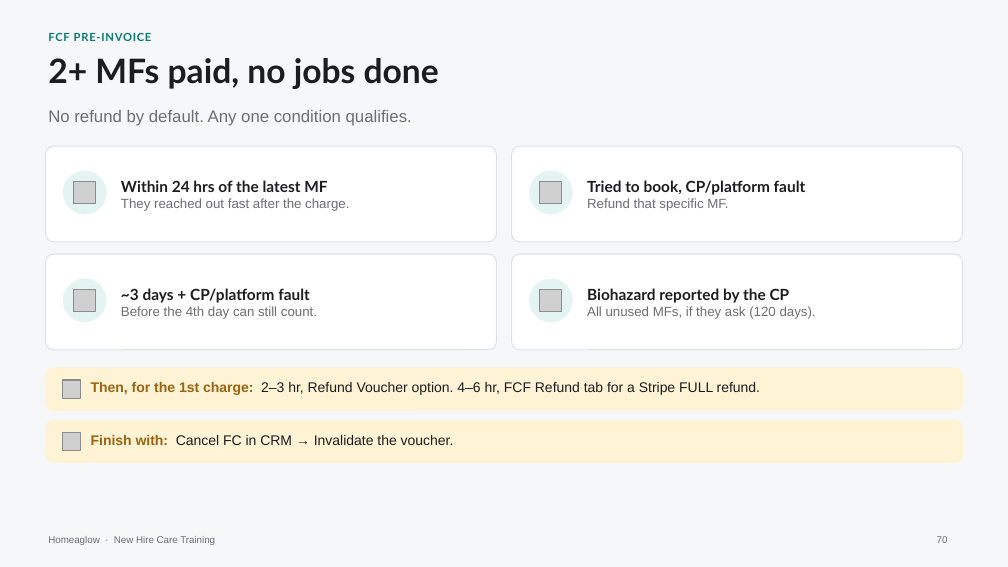
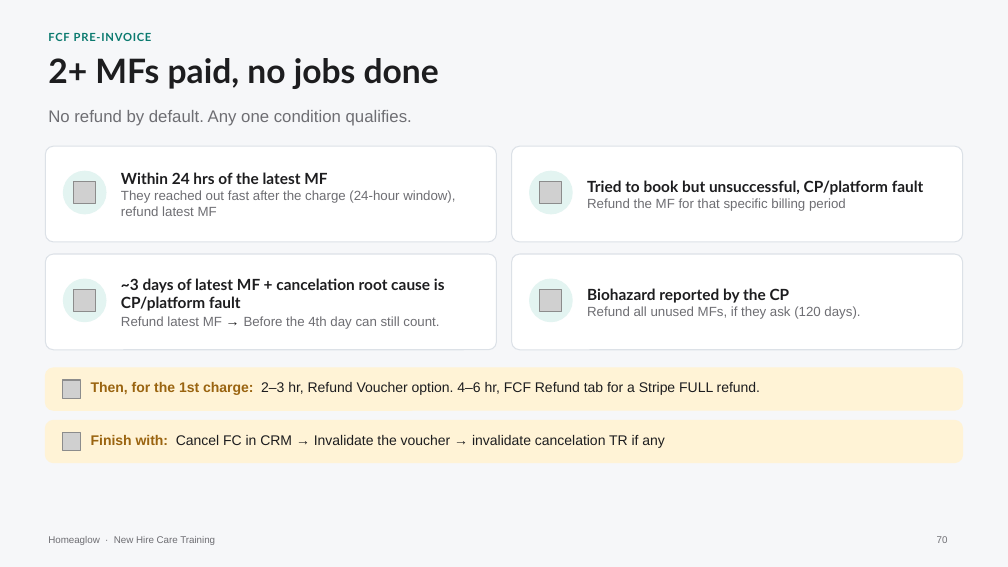
Before and after one commit to anjulimichelle/training, a slide deck: slide 70 of retention-membership-cancellation/retention-membership-cancellation.pptx. Drawn at 1008x567 pixels with LibreOffice and Linux fonts; fonts in the diff are those of the drawing; grey boxes stand for pictures. Boxes give left, top, right and bottom in pixels: in the first picture for what was removed or moved away, otherwise in the second. Text is boxed around its words. In the diff, an @@ line names an element or a change of style, - is before the commit and + after.

```diff
--- a/retention-membership-cancellation/retention-membership-cancellation.pptx
+++ b/retention-membership-cancellation/retention-membership-cancellation.pptx
@@ text at box(121, 190, 455, 216): text changed @@
-They reached out fast after the charge.
+They reached out fast after the charge (24-hour window), refund latest MF
@@ text at box(587, 180, 924, 211): text changed @@
-Tried to book, CP/platform fault
-Refund that specific MF.
+Tried to book but unsuccessful, CP/platform fault
+Refund the MF for that specific billing period
@@ text at box(121, 278, 445, 329): text changed; size 9.5 to 11 pt; font Arial to Lato; text colour #6E6E73 to #1D1D1F; bold on @@
-~3 days + CP/platform fault
-Before the 4th day can still count.
+~3 days of latest MF + cancelation root cause is CP/platform fault
+Refund latest MF → Before the 4th day can still count.
@@ text at box(587, 306, 860, 319): text changed @@
-All unused MFs, if they ask (120 days).
+Refund all unused MFs, if they ask (120 days).
@@ text at box(91, 435, 664, 448): text changed @@
-Finish with: Cancel FC in CRM → Invalidate the voucher.
+Finish with: Cancel FC in CRM → Invalidate the voucher → invalidate cancelation TR if any
```
Also in this commit, not shown: 6 other slides changed, 1 slide added, 1 other file.
